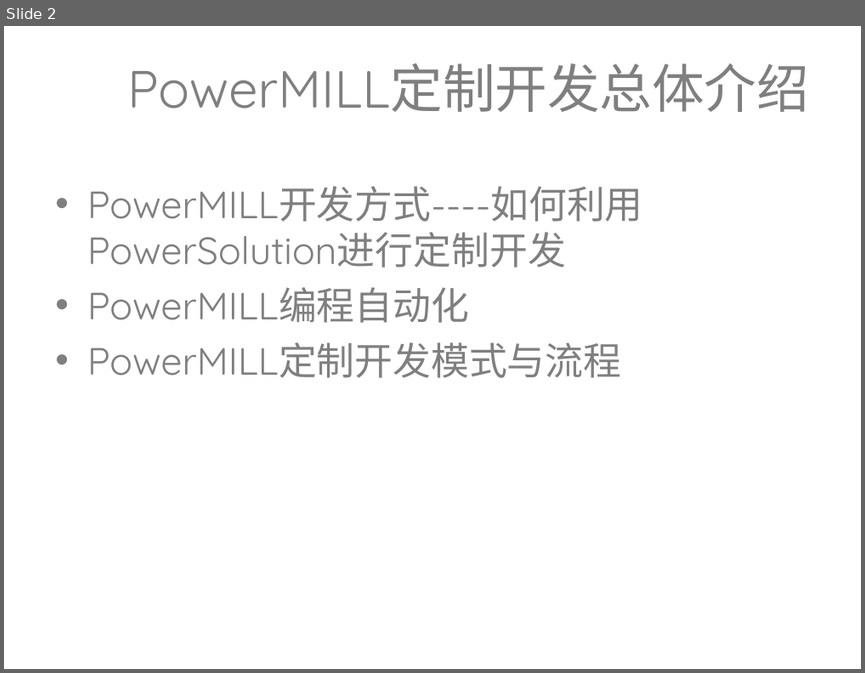
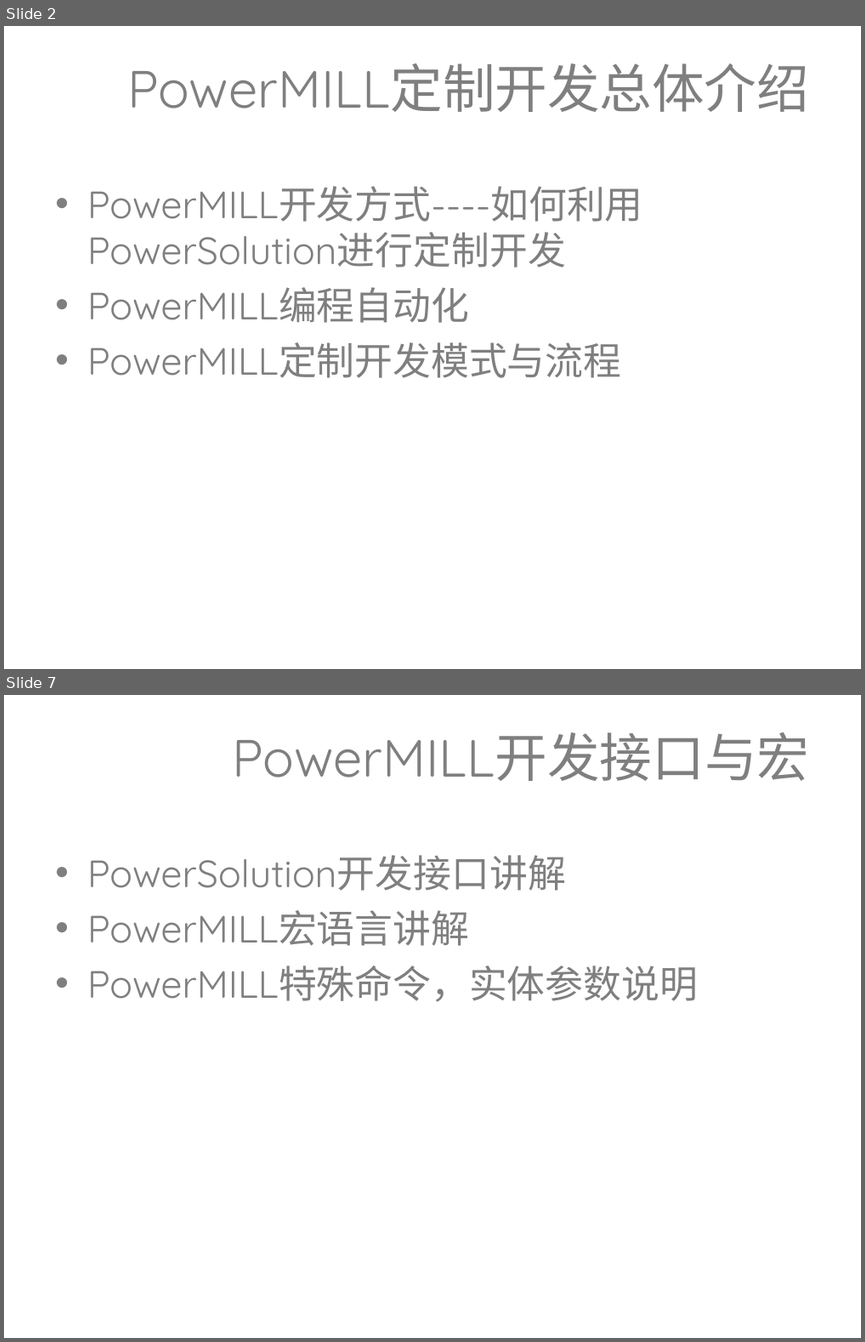
Before and after one commit to lixiaolei19821218/Training_PPT, a slide deck: 定制开发培训.ppt. Shown one above the other, each under a label of ours: slide 2 before the commit, slides 2 and 7 after it; the slides between them are not shown. The pictures are 865x673 and 865x1342 pixels, drawn with LibreOffice and Linux fonts; fonts in the diff are those of the drawing; background and template pictures are left out. Boxes give left, top, right and bottom in pixels: in the first picture for what was removed or moved away, otherwise in the second. Text is boxed around its words. In the diff, an @@ line names an element or a change of style, - is before the commit and + after.

```diff
--- a/定制开发培训.ppt
+++ b/定制开发培训.ppt
@@ slide 7 added at bbox=[4, 695, 861, 1338], background picture (left out) @@
@@ title added at bbox=[233, 732, 810, 781], 44 pt, text #7F7F7F @@
+PowerMILL开发接口与宏
@@ text added at bbox=[87, 855, 698, 1002], 32 pt, text #7F7F7F @@
+• PowerSolution开发接口讲解
+• PowerMILL宏语言讲解
+• PowerMILL特殊命令，实体参数说明
```
Also in this commit, not shown: 21 other slides added, 1 slide removed.
